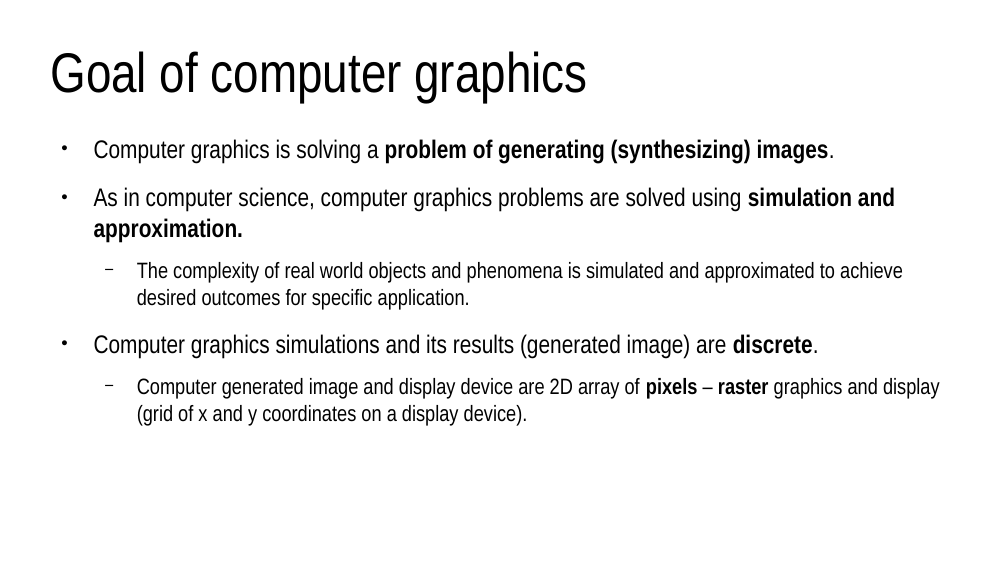
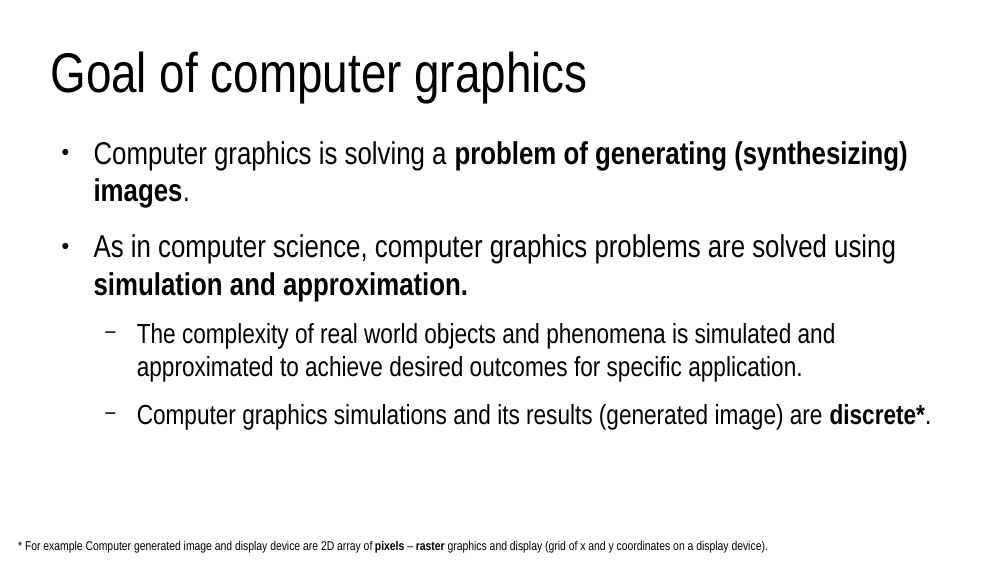
Before and after one commit to lorentzo/IntroductionToComputerGraphics, a slide deck: slide 3 of lectures/2_overview_computer_image_generation/computer_image_generation_overview.odp. Drawn at 1008x567 pixels with LibreOffice and Linux fonts; fonts in the diff are those of the drawing. Boxes give left, top, right and bottom in pixels: in the first picture for what was removed or moved away, otherwise in the second. Text is boxed around its words. In the diff, an @@ line names an element or a change of style, - is before the commit and + after.

```diff
--- a/lectures/2_overview_computer_image_generation/computer_image_generation_overview.odp
+++ b/lectures/2_overview_computer_image_generation/computer_image_generation_overview.odp
@@ text at (94, 141, 908, 381): size 20 to 24.8 pt in "Computer graphics is solving a problem of ...", "As in computer science, computer graphics problems ..."; size 17.5 to 21.7 pt in "The complexity of real world objects and ..." @@
@@ text at (137, 404, 932, 429): text changed; size 17.5 to 21.7 pt @@
-● Computer graphics simulations and its results (generated image) are discrete.
-  − Computer generated image and display device are 2D array of pixels – raster graphics and display (grid of x and y coordinates on a display device).
+  − Computer graphics simulations and its results (generated image) are discrete*.
@@ text added at (25, 540, 768, 552), 10 pt, text #000000 @@
+* For example Computer generated image and display device are 2D array of pixels – raster graphics and display (grid of x and y coordinates on a display device).
```
Also in this commit, not shown: 15 other slides changed, 11 slides added, 10 other files.
